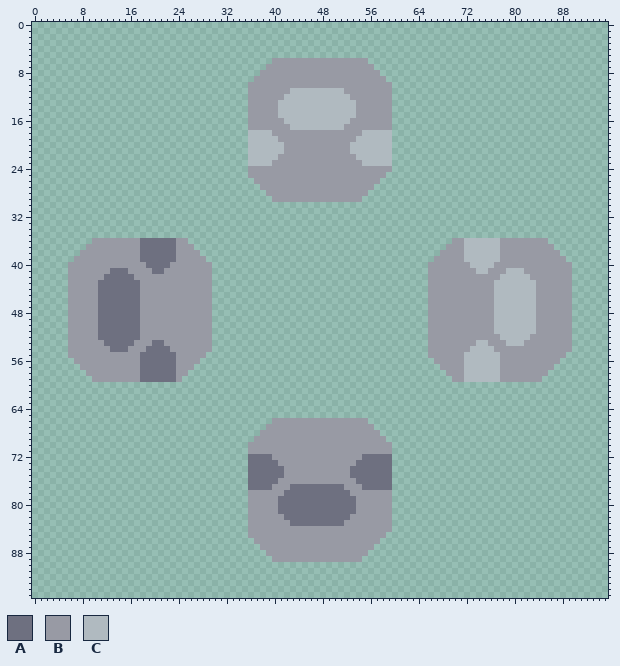
Two states of a sprite sheet, sprites/blocks/production/advanced-vanilla/advanced-water-extractor-rotator.png. Above, as it was before the edit.
The file is 96x96 pixels.
Palette (. is transparent): A #6e7080  B #989aa4  C #b0bac0
Pixels before, first column x 6:
 6 ..................................BBBBBBBBBBBBBBBB..................................
 7 .................................BBBBBBBBBBBBBBBBBB.................................
 8 ................................BBBBBBBBBBBBBBBBBBBB................................
 9 ...............................BBBBBBBBBBBBBBBBBBBBBB...............................
10 ..............................BBBBBBBBBBBBBBBBBBBBBBBB..............................
11 ..............................BBBBBBBCCCCCCCCCBBBBBBBB..............................
12 ..............................BBBBBBCCCCCCCCCCCBBBBBBB..............................
13 ..............................BBBBBCCCCCCCCCCCCCBBBBBB..............................
14 ..............................BBBBBCCCCCCCCCCCCCBBBBBB..............................
15 ..............................BBBBBCCCCCCCCCCCCCBBBBBB..............................
16 ..............................BBBBBBCCCCCCCCCCCBBBBBBB..............................
17 ..............................BBBBBBBCCCCCCCCCBBBBBBBB..............................
18 ..............................CCCCBBBBBBBBBBBBBBBCCCCC..............................
19 ..............................CCCCCBBBBBBBBBBBBBCCCCCC..............................
20 ..............................CCCCCCBBBBBBBBBBBCCCCCCC..............................
21 ..............................CCCCCCBBBBBBBBBBBCCCCCCC..............................
22 ..............................CCCCCBBBBBBBBBBBBBCCCCCC..............................
23 ..............................CCCCBBBBBBBBBBBBBBBCCCCC..............................
24 ..............................BBBBBBBBBBBBBBBBBBBBBBBB..............................
25 ..............................BBBBBBBBBBBBBBBBBBBBBBB...............................
26 ...............................BBBBBBBBBBBBBBBBBBBBB................................
27 ................................BBBBBBBBBBBBBBBBBBB.................................
28 .................................BBBBBBBBBBBBBBBBB..................................
29 ..................................BBBBBBBBBBBBBBB...................................
30 ....................................................................................
31 ....................................................................................
32 ....................................................................................
33 ....................................................................................
34 ....................................................................................
35 ....................................................................................
36 ....BBBBBBBBAAAAAABB............................................BBCCCCCCBBBBBBBB....
37 ...BBBBBBBBBAAAAAABBB..........................................BBBCCCCCCBBBBBBBBB...
38 ..BBBBBBBBBBAAAAAABBBB........................................BBBBCCCCCCBBBBBBBBBB..
39 .BBBBBBBBBBBAAAAAABBBBB......................................BBBBBCCCCCCBBBBBBBBBBB.
40 BBBBBBBBBBBBBAAAABBBBBBB....................................BBBBBBBCCCCBBBBBBBBBBBBB
41 BBBBBBBAAABBBBAABBBBBBBB....................................BBBBBBBBCCBBBCCCBBBBBBBB
42 BBBBBBAAAAABBBBBBBBBBBBB....................................BBBBBBBBBBBBCCCCCBBBBBBB
43 BBBBBAAAAAAABBBBBBBBBBBB....................................BBBBBBBBBBBCCCCCCCBBBBBB
44 BBBBBAAAAAAABBBBBBBBBBBB....................................BBBBBBBBBBBCCCCCCCBBBBBB
45 BBBBBAAAAAAABBBBBBBBBBBB....................................BBBBBBBBBBBCCCCCCCBBBBBB
46 BBBBBAAAAAAABBBBBBBBBBBB....................................BBBBBBBBBBBCCCCCCCBBBBBB
47 BBBBBAAAAAAABBBBBBBBBBBB....................................BBBBBBBBBBBCCCCCCCBBBBBB
48 BBBBBAAAAAAABBBBBBBBBBBB....................................BBBBBBBBBBBCCCCCCCBBBBBB
49 BBBBBAAAAAAABBBBBBBBBBBB....................................BBBBBBBBBBBCCCCCCCBBBBBB
50 BBBBBAAAAAAABBBBBBBBBBBB....................................BBBBBBBBBBBCCCCCCCBBBBBB
51 BBBBBAAAAAAABBBBBBBBBBBB....................................BBBBBBBBBBBCCCCCCCBBBBBB
52 BBBBBAAAAAAABBBBBBBBBBBB....................................BBBBBBBBBBBBCCCCCBBBBBBB
53 BBBBBBAAAAABBBAABBBBBBBB....................................BBBBBBBBCCBBBCCCBBBBBBBB
54 BBBBBBBAAABBBAAAABBBBBBB....................................BBBBBBBCCCCBBBBBBBBBBBBB
55 BBBBBBBBBBBBAAAAAABBBBB.....................................BBBBBBCCCCCCBBBBBBBBBBB.
56 .BBBBBBBBBBBAAAAAABBBB.......................................BBBBBCCCCCCBBBBBBBBBB..
57 ..BBBBBBBBBBAAAAAABBB.........................................BBBBCCCCCCBBBBBBBBB...
58 ...BBBBBBBBBAAAAAABB...........................................BBBCCCCCCBBBBBBBB....
59 ....BBBBBBBBAAAAAAB.............................................BBCCCCCCBBBBBBB.....
60 ....................................................................................
61 ....................................................................................
62 ....................................................................................
63 ....................................................................................
64 ....................................................................................
65 ....................................................................................
66 ..................................BBBBBBBBBBBBBBBB..................................
67 .................................BBBBBBBBBBBBBBBBBB.................................
68 ................................BBBBBBBBBBBBBBBBBBBB................................
69 ...............................BBBBBBBBBBBBBBBBBBBBBB...............................
70 ..............................BBBBBBBBBBBBBBBBBBBBBBBB..............................
71 ..............................BBBBBBBBBBBBBBBBBBBBBBBB..............................
72 ..............................AAAABBBBBBBBBBBBBBBAAAAA..............................
73 ..............................AAAAABBBBBBBBBBBBBAAAAAA..............................
74 ..............................AAAAAABBBBBBBBBBBAAAAAAA..............................
75 ..............................AAAAAABBBBBBBBBBBAAAAAAA..............................
76 ..............................AAAAABBBBBBBBBBBBBAAAAAA..............................
77 ..............................AAAABBBAAAAAAAAABBBAAAAA..............................
78 ..............................BBBBBBAAAAAAAAAAABBBBBBB..............................
79 ..............................BBBBBAAAAAAAAAAAAABBBBBB..............................
80 ..............................BBBBBAAAAAAAAAAAAABBBBBB..............................
81 ..............................BBBBBAAAAAAAAAAAAABBBBBB..............................
82 ..............................BBBBBBAAAAAAAAAAABBBBBBB..............................
83 ..............................BBBBBBBAAAAAAAAABBBBBBBB..............................
84 ..............................BBBBBBBBBBBBBBBBBBBBBBBB..............................
85 ..............................BBBBBBBBBBBBBBBBBBBBBBB...............................
86 ...............................BBBBBBBBBBBBBBBBBBBBB................................
87 ................................BBBBBBBBBBBBBBBBBBB.................................
88 .................................BBBBBBBBBBBBBBBBB..................................
89 ..................................BBBBBBBBBBBBBBB...................................
The result:
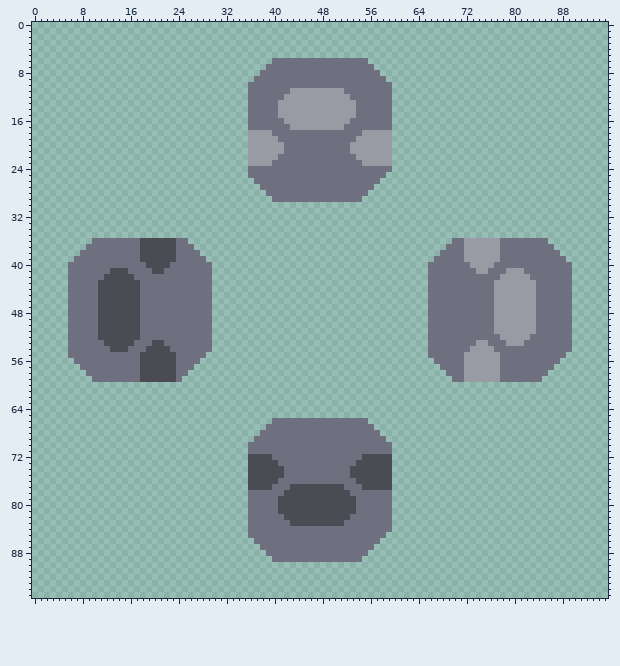
From old to new:
{"colour":"A","old":"#6e7080","new":"#4a4b53"}
{"colour":"B","old":"#989aa4","new":"#6e7080"}
{"colour":"C","old":"#b0bac0","new":"#989aa4"}
{"label":"changed","picture_box":[248,58,392,202]}
{"label":"changed","picture_box":[68,238,212,382]}
{"label":"changed","picture_box":[428,238,572,382]}
{"label":"changed","picture_box":[248,418,392,562]}
